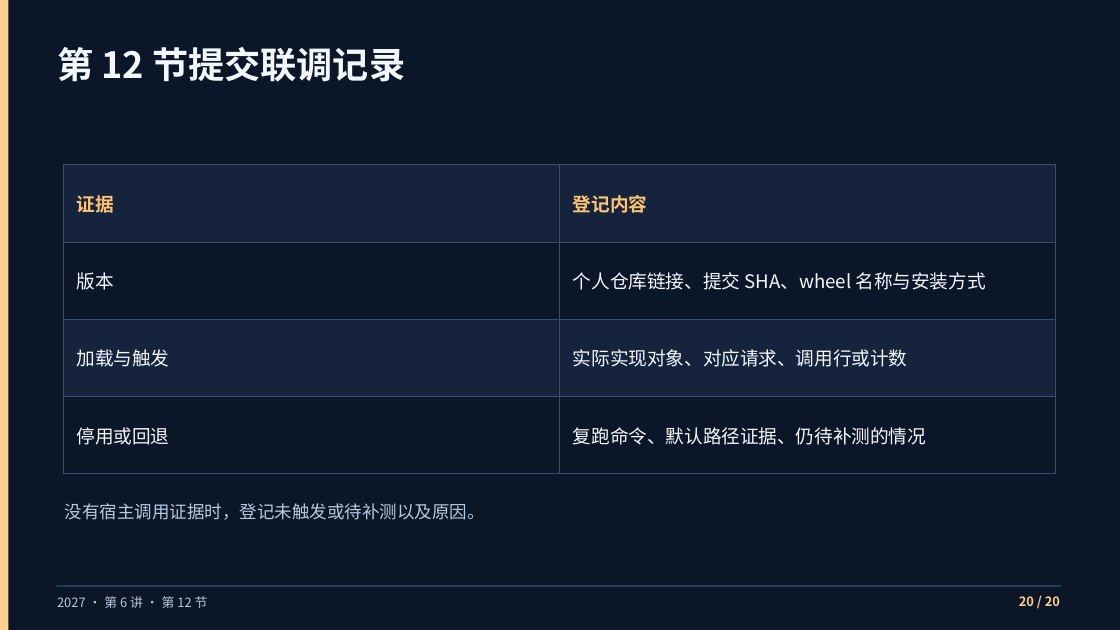
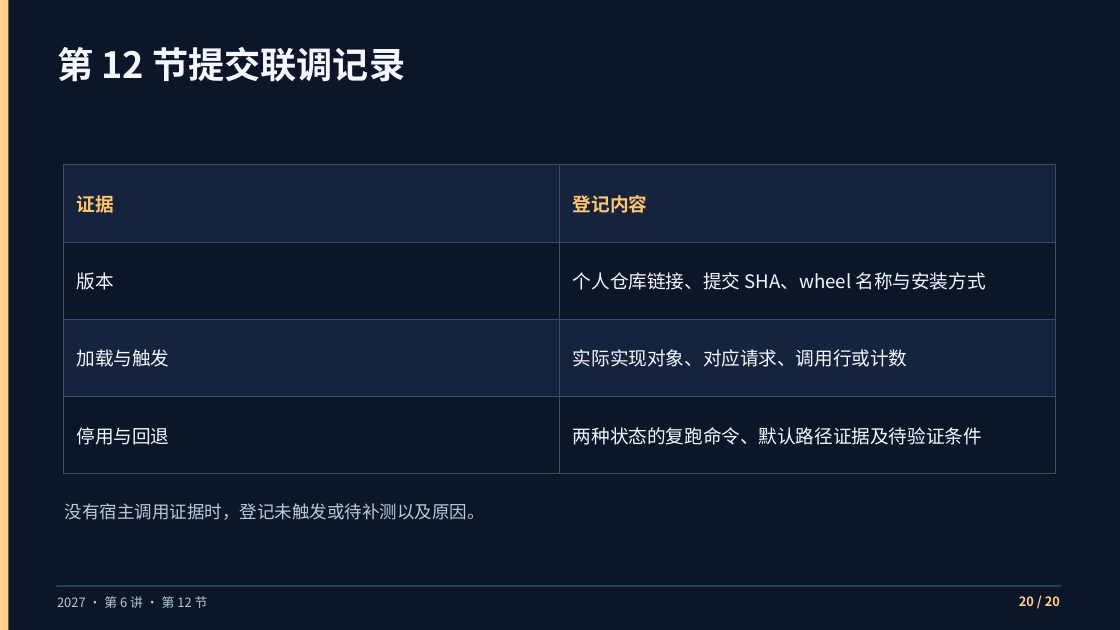
Before and after one commit to vLLM-HUST/intro-to-llm-inference-engines, a slide deck: slide 20 of build/slides/2027/lectures-8-pptx/第06讲_MOD打包与宿主联调.pptx. Drawn at 1120x630 pixels with LibreOffice and Linux fonts; fonts in the diff are those of the drawing. Boxes give left, top, right and bottom in pixels: in the first picture for what was removed or moved away, otherwise in the second. Text is boxed around its words. In the diff, an @@ line names an element or a change of style, - is before the commit and + after.

```diff
--- a/build/slides/2027/lectures-8-pptx/第06讲_MOD打包与宿主联调.pptx
+++ b/build/slides/2027/lectures-8-pptx/第06讲_MOD打包与宿主联调.pptx
@@ table at bbox=[63, 165, 1056, 474] @@
-row 4, column 1: 停用或回退
+row 4, column 1: 停用与回退
-row 4, column 2: 复跑命令、默认路径证据、仍待补测的情况
+row 4, column 2: 两种状态的复跑命令、默认路径证据及待验证条件
```
Also in this commit, not shown: 22 other files.
